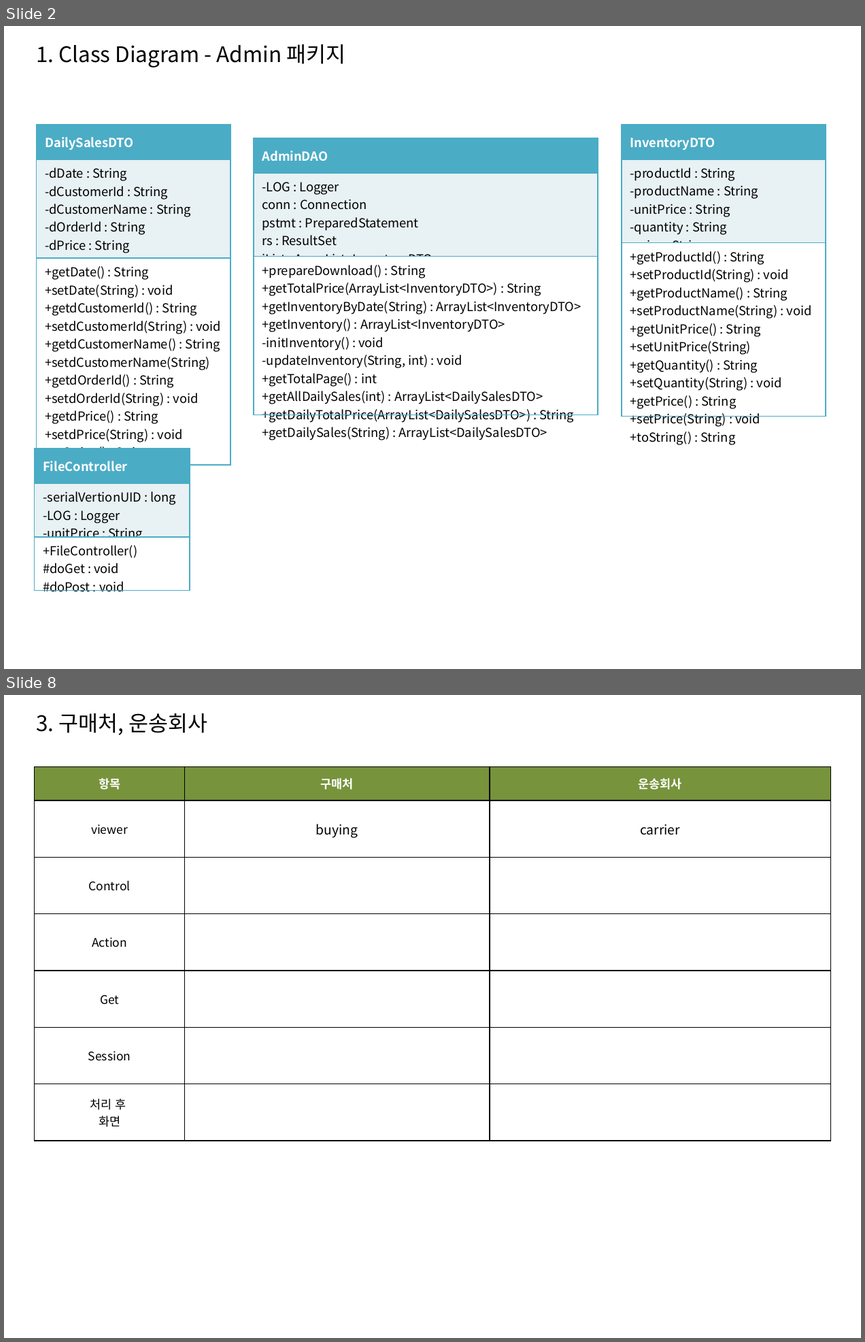
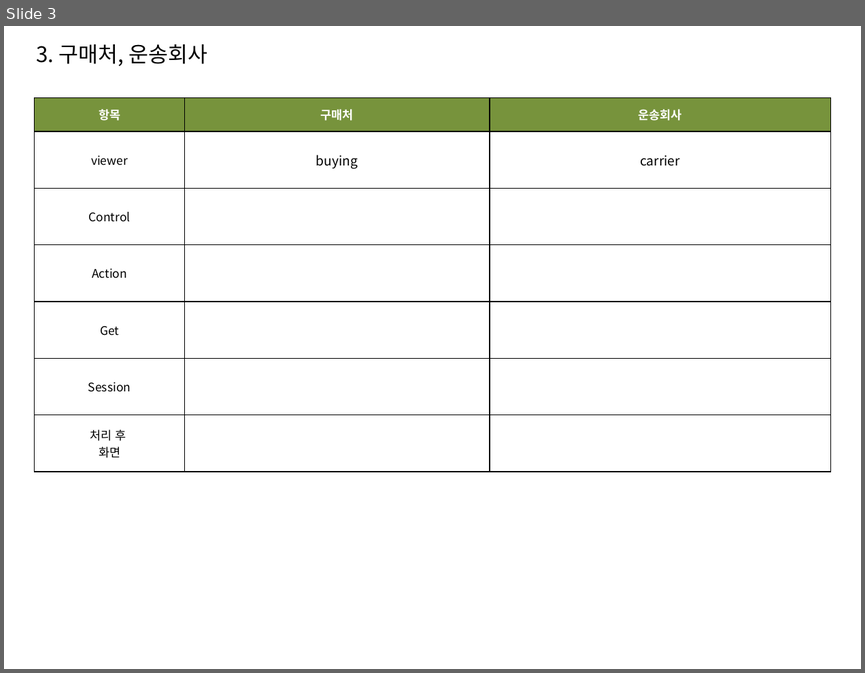
Before and after one commit to sec9590/Project_FullFillment, a slide deck: YellowContainer_MVC.pptx. Shown one above the other, each under a label of ours: slides 2 and 8 before the commit, slide 3 after it; the slides between them are not shown. The pictures are 865x1342 and 865x673 pixels, drawn with LibreOffice and Linux fonts; fonts in the diff are those of the drawing. Boxes give left, top, right and bottom in pixels: in the first picture for what was removed or moved away, otherwise in the second. Text is boxed around its words. In the diff, an @@ line names an element or a change of style, - is before the commit and + after.

```diff
--- a/YellowContainer_MVC.pptx
+++ b/YellowContainer_MVC.pptx
@@ slide 2 removed at box(4, 26, 861, 669), background #FFFFFF @@
@@ text removed at box(36, 44, 346, 67) @@
-1. Class Diagram - Admin 패키지
@@ table removed at box(37, 125, 230, 450), 3 rows, 1 columns @@
-DailySalesDTO
--dDate : String / -dCustomerId : String / -dCustomerName : String / -dOrderId : String / -dPrice : String
-+getDate() : String / +setDate(String) : void / +getdCustomerId() : String / +setdCustomerId(String) : void / +getdCustomerName() : String / +setdCustomerName(String) / +getdOrderId() : String / +setdOrderId(String) : void / +getdPrice() : String / +setdPrice(String) : void / +toString() : String
@@ table removed at box(621, 125, 825, 448), 3 rows, 1 columns @@
-InventoryDTO
--productId : String / -productName : String / -unitPrice : String / -quantity : String / -price : String
-+getProductId() : String / +setProductId(String) : void / +getProductName() : String / +setProductName(String) : void / +getUnitPrice() : String / +setUnitPrice(String) / +getQuantity() : String / +setQuantity(String) : void / +getPrice() : String / +setPrice(String) : void / +toString() : String
@@ table removed at box(254, 138, 598, 443), 3 rows, 1 columns @@
-AdminDAO
--LOG : Logger / conn : Connection / pstmt : PreparedStatement / rs : ResultSet / iList : ArrayList<InventoryDTO>
-+prepareDownload() : String / +getTotalPrice(ArrayList<InventoryDTO>) : String / +getInventoryByDate(String) : ArrayList<InventoryDTO> / +getInventory() : ArrayList<InventoryDTO> / -initInventory() : void / -updateInventory(String, int) : void / +getTotalPage() : int / +getAllDailySales(int) : ArrayList<DailySalesDTO> / +getDailyTotalPrice(ArrayList<DailySalesDTO>) : String / +getDailySales(String) : ArrayList<DailySalesDTO>
@@ table removed at box(34, 448, 189, 594), 3 rows, 1 columns @@
-FileController
--serialVertionUID : long / -LOG : Logger / -unitPrice : String
-+FileController() / #doGet : void / #doPost : void
@@ what was slide 8 is now slide 3 @@
```
Also in this commit, not shown: 2 slides changed, 4 other slides removed, 1 other file.
